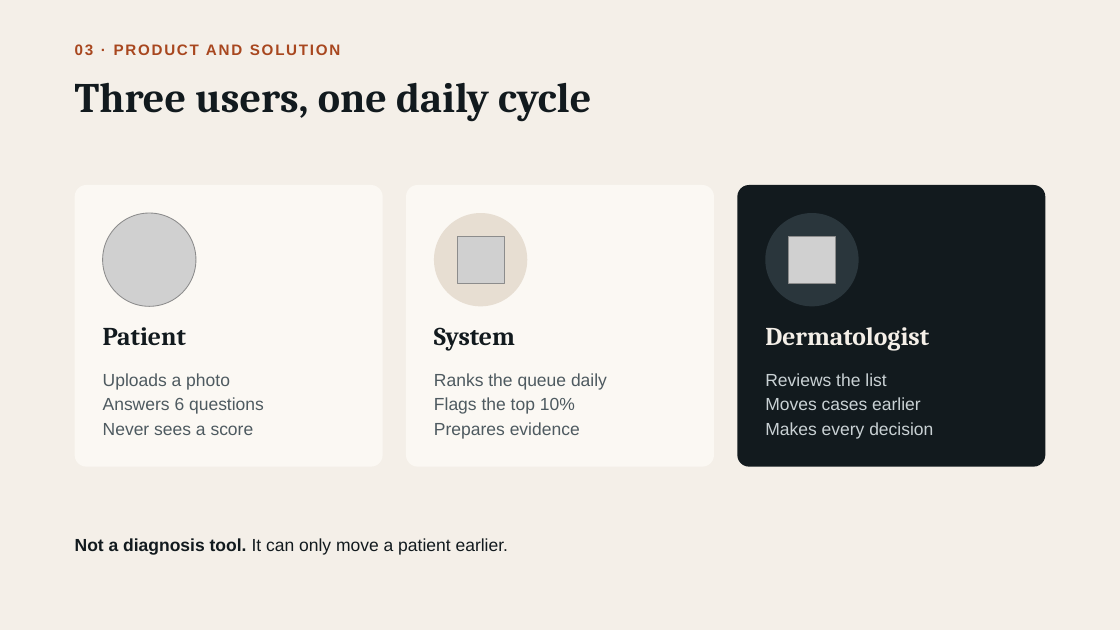
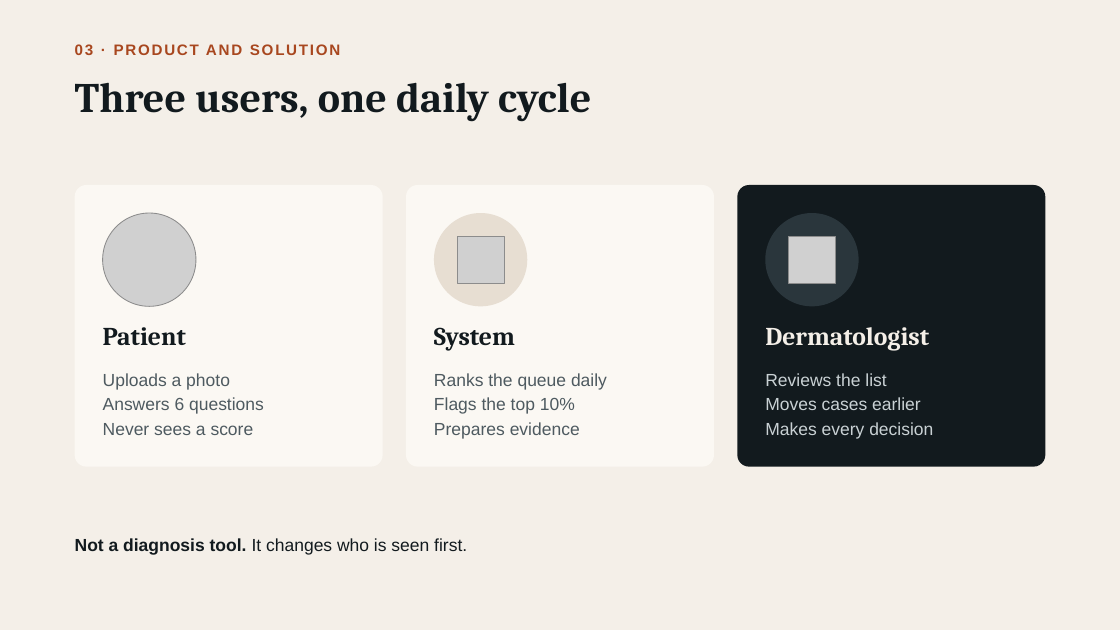
Before and after one commit to IfatDav/skin-lesion-assistant, a slide deck: slide 3 of Presentation/Skin Lesion Triage.pptx. Drawn at 1120x630 pixels with LibreOffice and Linux fonts; fonts in the diff are those of the drawing; grey boxes stand for pictures. Boxes give left, top, right and bottom in pixels: in the first picture for what was removed or moved away, otherwise in the second. Text is boxed around its words. In the diff, an @@ line names an element or a change of style, - is before the commit and + after.

```diff
--- a/Presentation/Skin Lesion Triage.pptx
+++ b/Presentation/Skin Lesion Triage.pptx
@@ text at (75,538,467,555): text changed @@
-Not a diagnosis tool. It can only move a patient earlier.
+Not a diagnosis tool. It changes who is seen first.
```
Also in this commit, not shown: 4 other slides changed.
